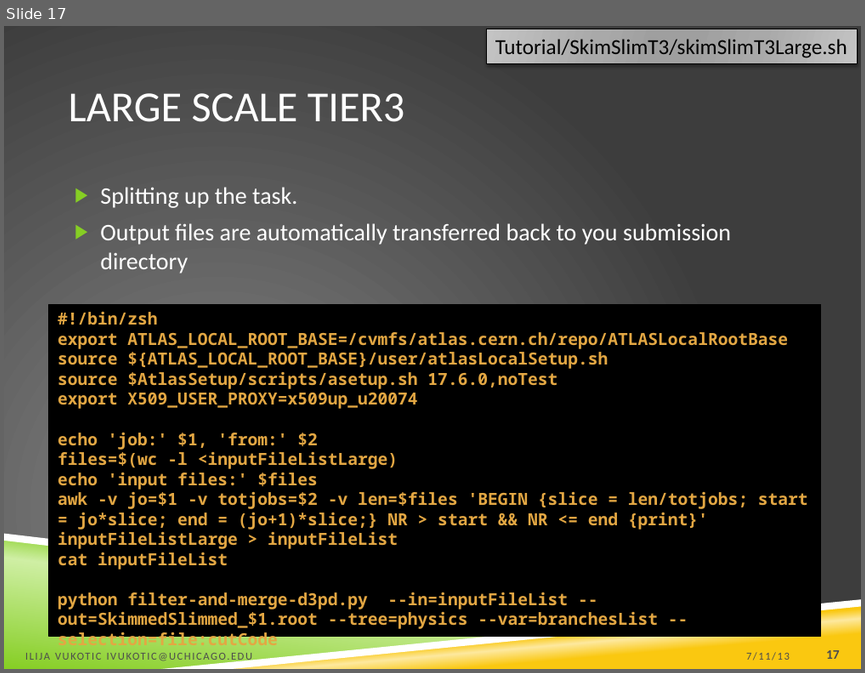
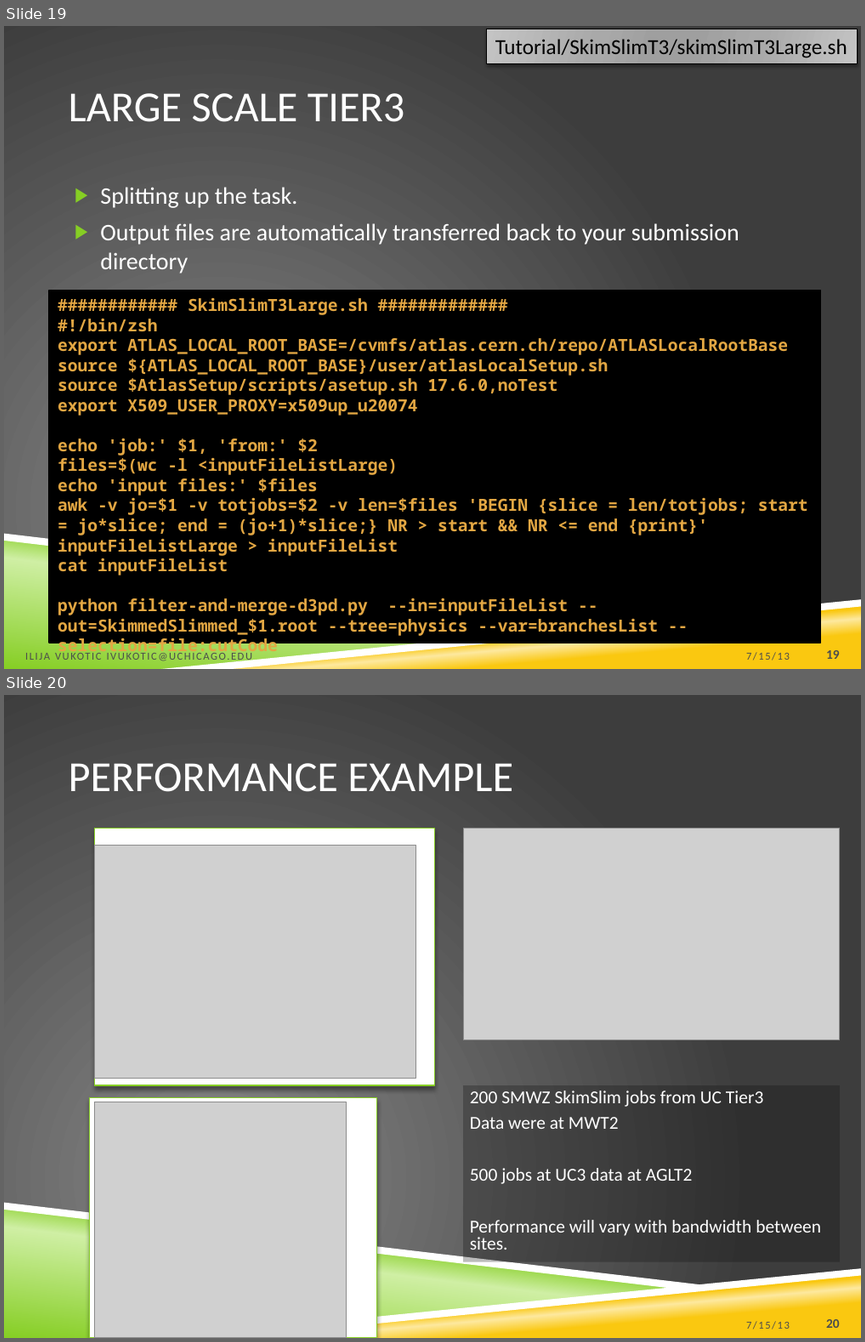
Before and after one commit to ivukotic/Tutorial, a slide deck: Tutorial.pptx. Shown one above the other, each under a label of ours: slide 17 before the commit, slides 19 and 20 after it. The pictures are 865x673 and 865x1342 pixels, drawn with LibreOffice and Linux fonts; fonts in the diff are those of the drawing; grey boxes stand for pictures; background and template pictures are left out. Boxes give left, top, right and bottom in pixels: in the first picture for what was removed or moved away, otherwise in the second. Text is boxed around its words. In the diff, an @@ line names an element or a change of style, - is before the commit and + after.

```diff
--- a/Tutorial.pptx
+++ b/Tutorial.pptx
@@ slide 20 added at <box>4,695,861,1338</box>, background picture (left out); not listed: 4 template elements that a slide beside it also shows @@
@@ title added at <box>69,763,513,792</box>, 36 pt, text #FFFFFF @@
+PERFORMANCE EXAMPLE
@@ rectangle added at <box>95,828,434,1085</box>, fill #FFFFFF, outline #86CE24 0.75 pt @@
@@ picture added at <box>95,845,416,1078</box> @@
@@ picture added at <box>463,828,840,1039</box> @@
@@ rectangle added at <box>90,1098,376,1338</box>, fill #FFFFFF, outline #86CE24 0.75 pt @@
@@ picture added at <box>95,1102,347,1338</box> @@
@@ text added at <box>463,1085,840,1261</box>, fill #0D0D0D at 28% opacity, 15.3 pt, text #FFFFFF @@
+200 SMWZ SkimSlim jobs from UC Tier3
+Data were at MWT2
+500 jobs at UC3 data at AGLT2
+Performance will vary with bandwidth between sites.
@@ text added at <box>746,1321,789,1329</box>, 9 pt, text #4D4D4D @@
+7/15/13
@@ page number added at <box>826,1319,840,1327</box>, 11 pt, text #4D4D4D, bold @@
+20
@@ what was slide 17 is now slide 19 @@
@@ slide 19 changed as well @@
@@ text at <box>100,223,739,273</box>: text changed @@
-▶ Output files are automatically transferred back to you submission directory
+▶ Output files are automatically transferred back to your submission directory
@@ rectangle "############ SkimSlimT3Large.sh #############": place and size @@
-rectangle "############ SkimSlimT3Large.sh #############" at <box>49,305,821,636</box>
+rectangle "############ SkimSlimT3Large.sh #############" at <box>49,290,821,643</box>
@@ text in rectangle at <box>188,298,368,315</box>: paragraph added @@
+############ SkimSlimT3Large.sh #############
@@ text at <box>746,652,789,660</box>: text changed @@
-7/11/13
+7/15/13
@@ page number at <box>826,650,840,658</box>: text changed @@
-17
+19
```
Also in this commit, not shown: 20 other slides changed, 2 other slides added.
